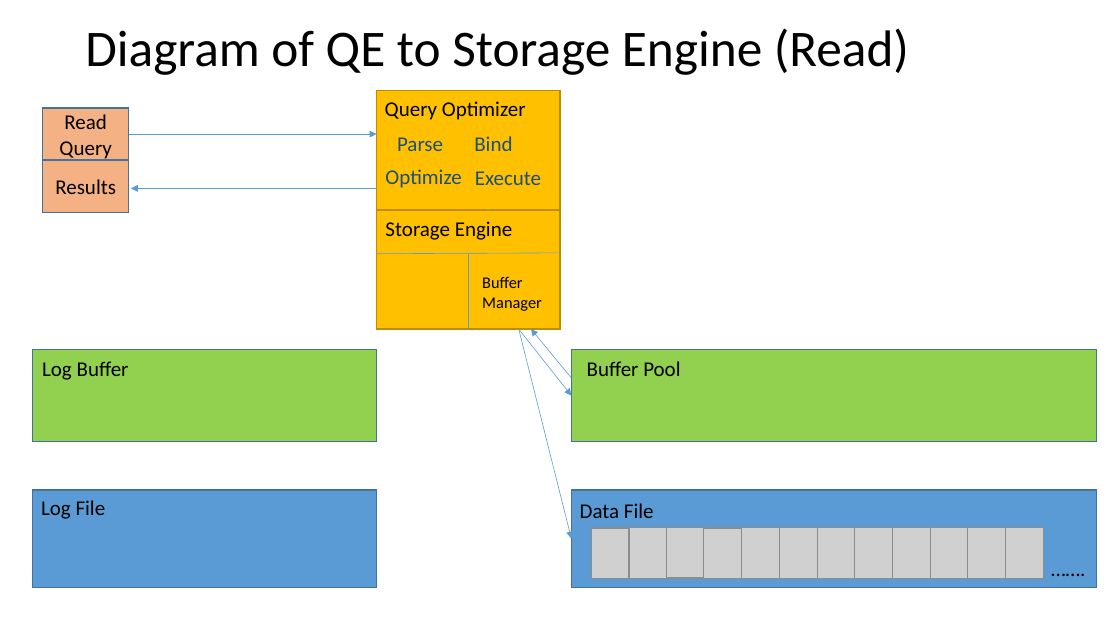
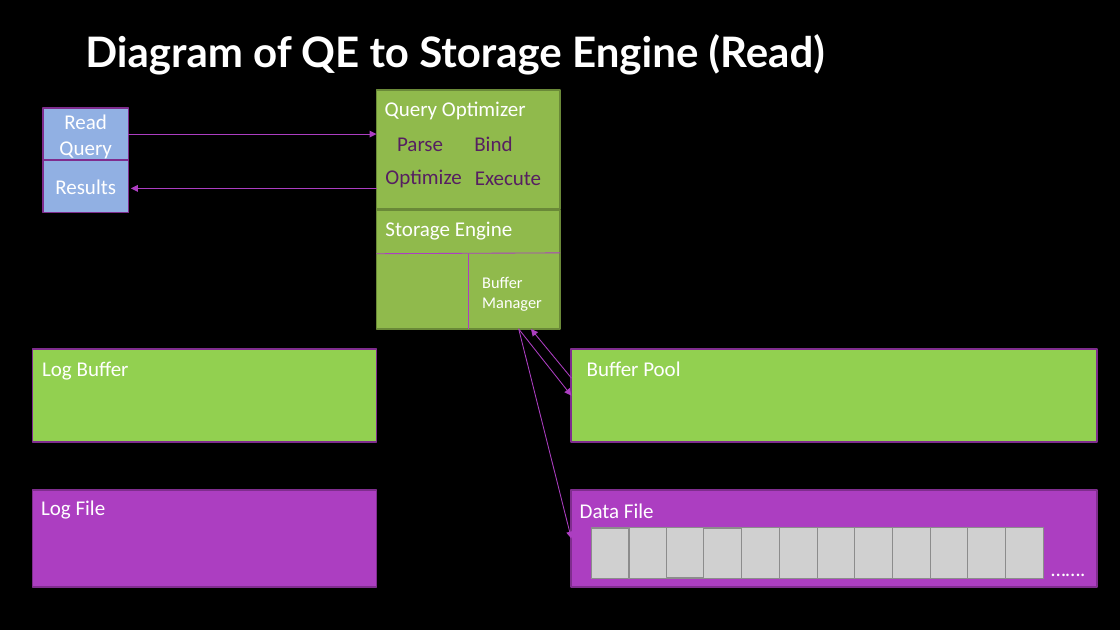
Before and after one commit to sabinio/SQLTraining, a slide deck: slide 6 of Slides/1. Logging.pptx (slide 4 before the commit). Drawn at 1120x630 pixels with LibreOffice and Linux fonts; fonts in the diff are those of the drawing; grey boxes stand for pictures; background and template pictures are left out. Boxes give left, top, right and bottom in pixels: in the first picture for what was removed or moved away, otherwise in the second. Text is boxed around its words. In the diff, an @@ line names an element or a change of style, - is before the commit and + after.

```diff
--- a/Slides/1. Logging.pptx
+++ b/Slides/1. Logging.pptx
@@ background #FFFFFF to picture (left out) @@
@@ title "Diagram of QE to Storage ..." at (x1=85, y1=34, x2=825, y2=75): size 44 to 36 pt, font Calibri to Lato, text colour #000000 to #FFFFFF, bold on; line spacing 0.9 to 1 @@
@@ rectangle "Read Query" at (x1=43, y1=108, x2=129, y2=160): text colour #000000 to #FFFFFF; fill #F4B183 to #91B0E3; outline #43739E 1 pt to #7F2E8F 1.5 pt @@
@@ rectangle at (x1=376, y1=91, x2=560, y2=210): fill #FFC000 to #90BA4C; outline #BD8E00 1 pt to #6B8A38 1.5 pt @@
@@ arrow (129, 134) - (376, 134): stroke #5B9BD5 0.5 pt to #AC3EC1 0.75 pt @@
@@ rectangle "Results" at (x1=43, y1=160, x2=129, y2=213): text colour #000000 to #FFFFFF; fill #F4B183 to #91B0E3; outline #43739E 1 pt to #7F2E8F 1.5 pt @@
@@ text colour #1F4E79 to #561F60 in 4 elements at (x1=397, y1=137, x2=443, y2=151), (x1=474, y1=136, x2=512, y2=151), (x1=385, y1=169, x2=461, y2=188), (x1=475, y1=171, x2=541, y2=185) @@
@@ arrow (376, 188) - (131, 188): stroke #5B9BD5 0.5 pt to #AC3EC1 0.75 pt @@
@@ rectangle at (x1=376, y1=210, x2=560, y2=329): fill #FFC000 to #90BA4C; outline #BD8E00 1 pt to #6B8A38 1.5 pt @@
@@ line (376, 254) - (560, 253): stroke #5B9BD5 0.5 pt to #AC3EC1 0.75 pt @@
@@ line (468, 329) - (468, 255): stroke #5B9BD5 0.5 pt to #AC3EC1 0.75 pt @@
@@ arrow (519, 329) - (571, 396): stroke #5B9BD5 0.5 pt to #AC3EC1 0.75 pt @@
@@ arrow (519, 329) - (571, 539): stroke #5B9BD5 0.5 pt to #AC3EC1 0.75 pt @@
@@ arrow (571, 378) - (531, 329): stroke #5B9BD5 0.5 pt to #AC3EC1 0.75 pt @@
@@ rectangle at (x1=33, y1=350, x2=376, y2=442): outline #43739E 1 pt to #7F2E8F 1.5 pt @@
@@ rectangle at (x1=571, y1=350, x2=1097, y2=442): outline #43739E 1 pt to #7F2E8F 1.5 pt @@
@@ rectangle at (x1=33, y1=490, x2=376, y2=587): fill #5B9BD5 to #AC3EC1; outline #43739E 1 pt to #7F2E8F 1.5 pt @@
@@ rectangle at (x1=571, y1=490, x2=1097, y2=587): fill #5B9BD5 to #AC3EC1; outline #43739E 1 pt to #7F2E8F 1.5 pt @@
@@ text colour #000000 to #FFFFFF in 8 elements at (x1=579, y1=351, x2=733, y2=371), (x1=580, y1=503, x2=654, y2=518), (x1=41, y1=500, x2=106, y2=519), (x1=34, y1=351, x2=144, y2=385), (x1=385, y1=101, x2=526, y2=120), (x1=385, y1=221, x2=512, y2=240), (x1=482, y1=277, x2=542, y2=311), (x1=1044, y1=551, x2=1103, y2=585) @@
```
Also in this commit, not shown: 15 other slides changed, 20 slides added, 1 slide removed.
